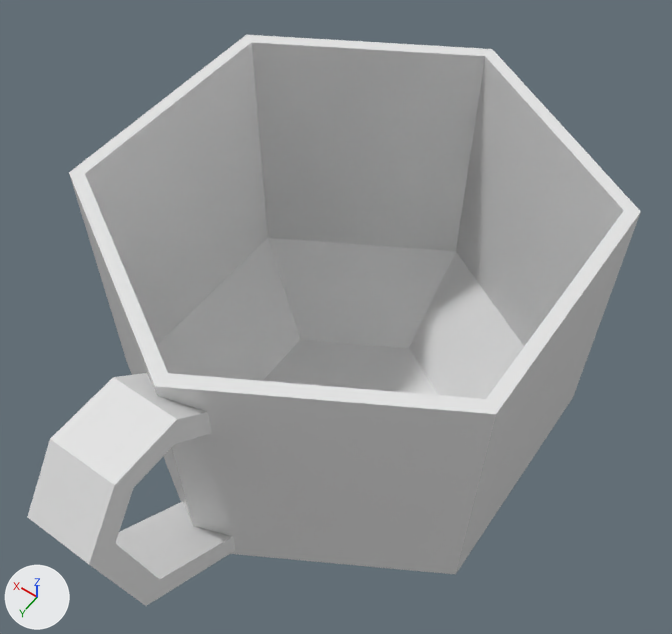
The glTF model public/cup.glb: old version first, new version second.
The view is the same before and after, from a 50 mm lens placed at (-2.25, 3.12, 5.12), pointed at (0.0, -0.03, 0.18). The lights are fixed; the arrows at lower left show +X, +Y and +Z. Vertices at the same position are counted once.
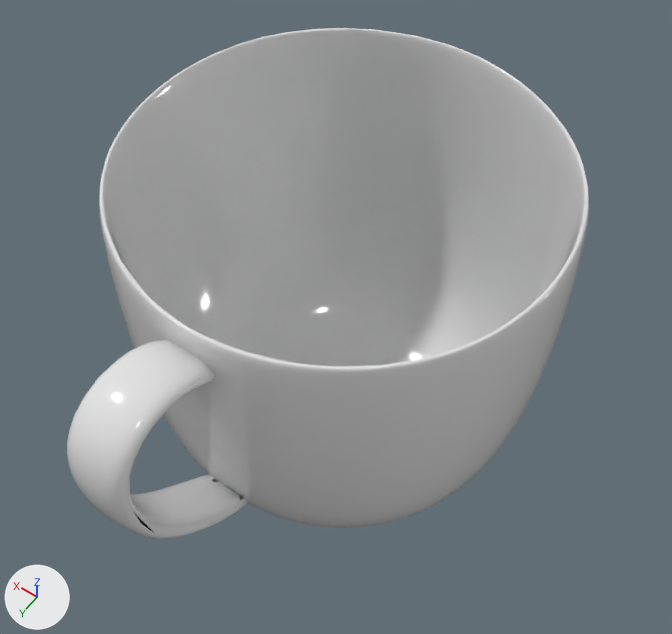
Commit message: add higher res cup

Pixel boxes [x1, y1, x2, y2] of what changed, in the pictures (672 x 634 px):
'Circle', reshaped, turned: before [27, 35, 641, 606]; after [67, 28, 589, 539]
part 1 of me_circle, rebuilt (9% narrower): before [69, 35, 641, 574]; after [67, 28, 589, 539]
part 2 of me_circle, deleted: before [27, 373, 235, 606]

Patch to the scene script:
```diff
--- a/public/cup.glb.py
+++ b/public/cup.glb.py
@@ img_cup_normal @@
+img_cup_normal = load_image('cup-normal', '_unpacked/cup-normal', 2048, 2048, 'Non-Color')
@@ mat_material_001 @@
+mat_material_001 = bpy.data.materials.new('Material.001')
+# uses the picture img_cup_normal
@@ me_circle @@
 # used by ob_circle; location = (0.0, 0.0, 0.0); rotation_euler = (1.571, 0.0, 0.0), in degrees (90, 0, 0)
-me_circle.from_pydata(...)  # 64 vertices, 120 faces; spans x -1.47..1.47, y -1.41..1.23, z -2.32..1.87
-me_circle.materials.append(mat_none)  # white #e7e7e7
+me_circle.from_pydata(...)  # 2660 vertices, 5320 faces; spans x -1.4..1.4, y -1.52..2.07, z -1.2..1.45
+# me_circle part 1: the loose piece of 36 vertices spanning x -1.47..1.47, y -1.41..1.23, z -1.52..1.87 is rebuilt with 2660 vertices and now spans x -1.4..1.4, y -1.52..2.07, z -1.2..1.45, in mat_material_001
+# me_circle part 2: the loose piece of 28 vertices spanning x -0.21..0.22, y -0.68..1.22, z -2.32..-1.32 is deleted
+me_circle.materials.append(mat_material_001)
@@ ob_circle @@
 ob_circle.location = (0.0, 0.0, 0.0)
-ob_circle.rotation_euler = (1.571, 0.0, 0.0)  # degrees (90, 0, 0)
```
